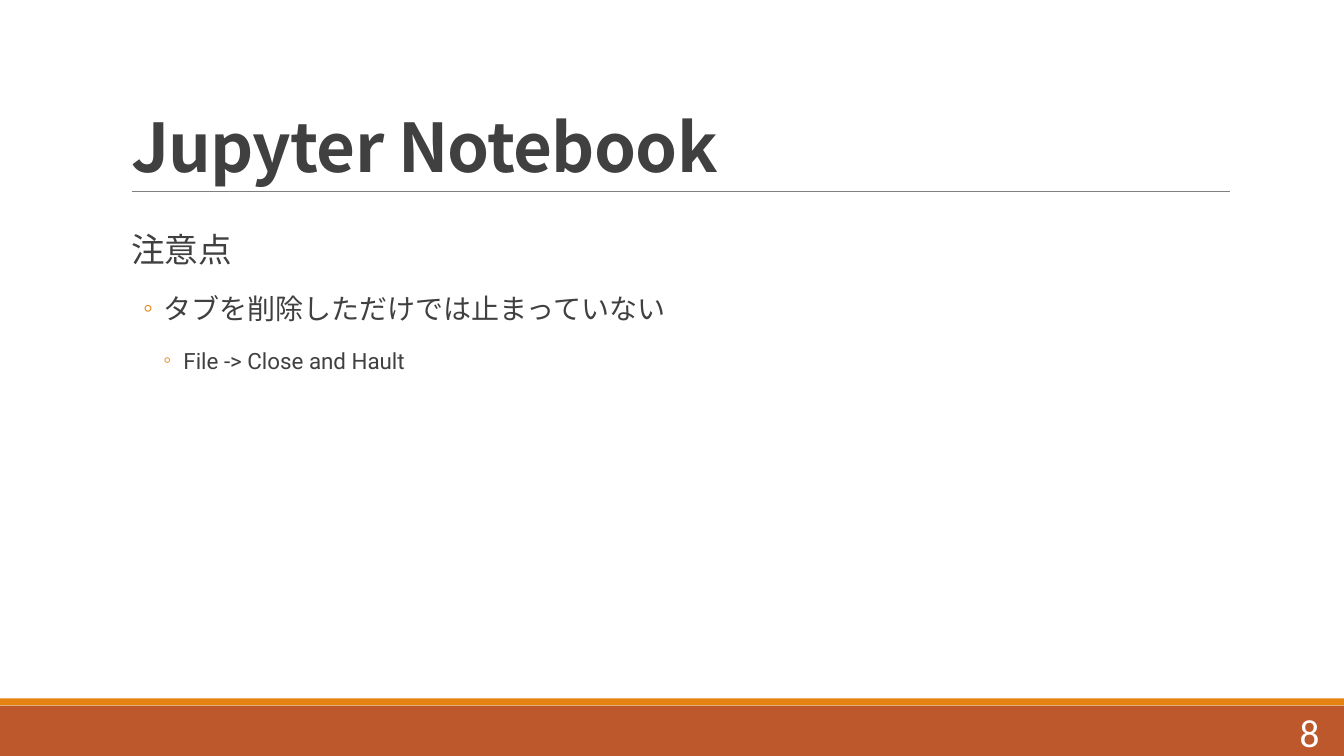
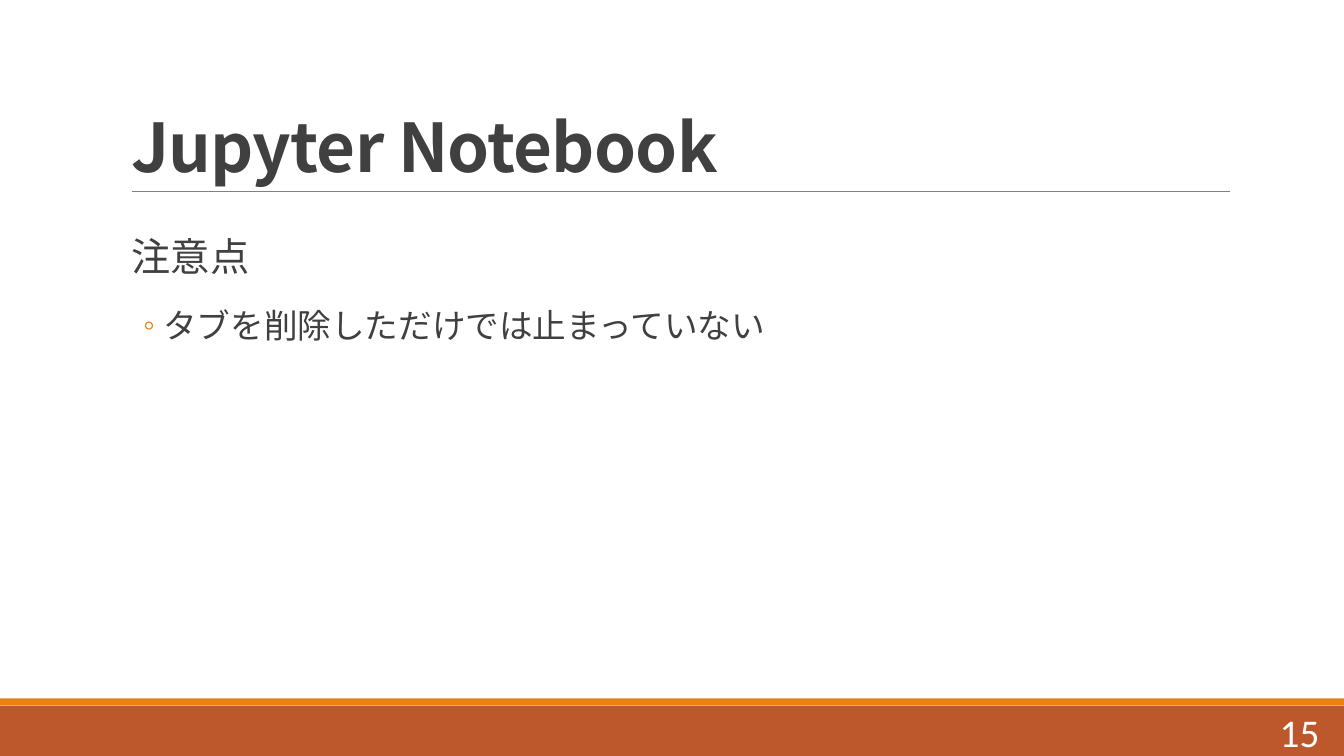
Before and after one commit to navy1634/Teach, a slide deck: slide 15 of Akinator/Akinator.pptx (slide 8 before the commit). Drawn at 1344x756 pixels with LibreOffice and Linux fonts; fonts in the diff are those of the drawing. Boxes give left, top, right and bottom in pixels: in the first picture for what was removed or moved away, otherwise in the second. Text is boxed around its words. In the diff, an @@ line names an element or a change of style, - is before the commit and + after.

```diff
--- a/Akinator/Akinator.pptx
+++ b/Akinator/Akinator.pptx
@@ text "注意点" at <box>132,238,765,341</box>: size 24 to 28 pt in "注意点"; size 20 to 24 pt in "タブを削除しただけでは止まっていない" @@
@@ text at <box>183,352,405,369</box>: paragraph removed @@
-    ◦ File -> Close and Hault
@@ page number at <box>1280,721,1320,748</box>: text changed @@
-8
+15
```
Also in this commit, not shown: 14 other slides changed, 2 slides added, 2 other files.
